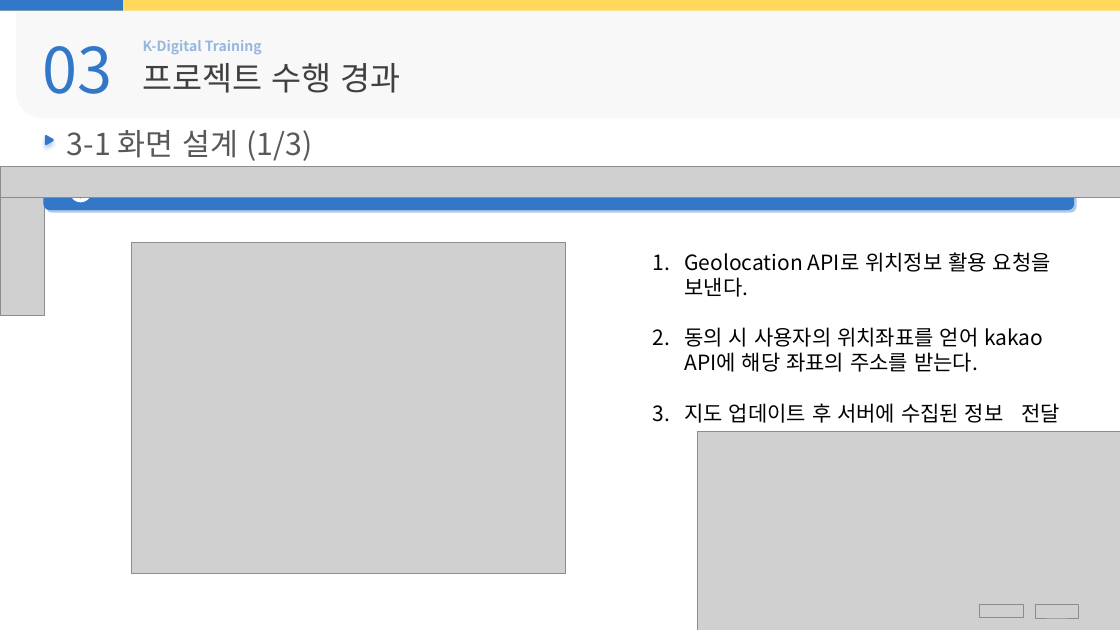
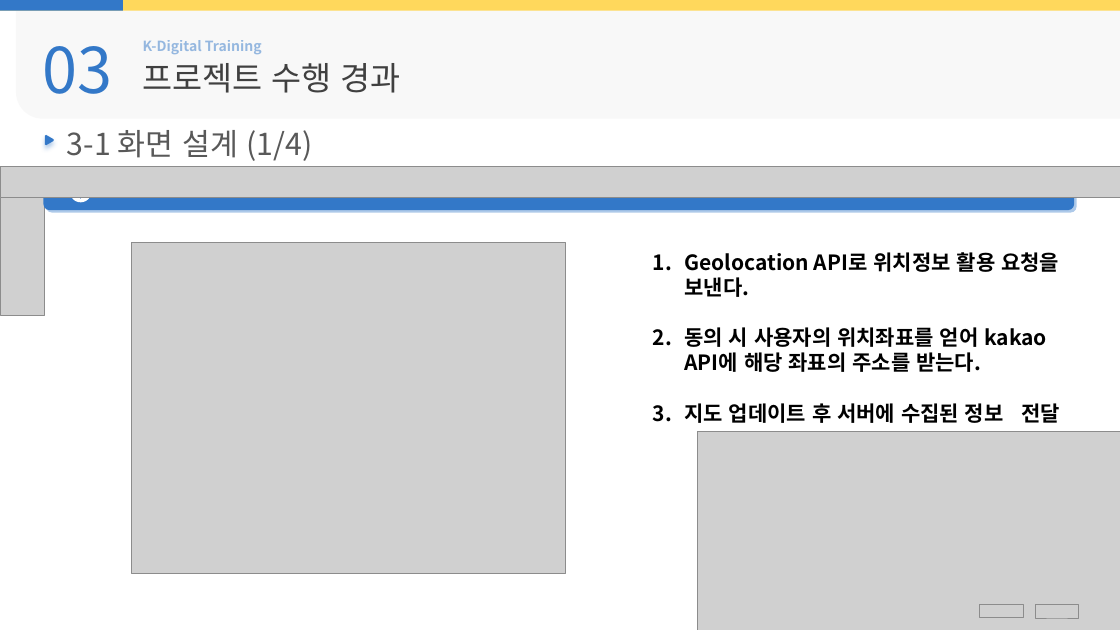
Before and after one commit to Hiddle00/project2_weather, a slide deck: slide 20 of 최종발표/05.D팀_최종발표.pptx. Drawn at 1120x630 pixels with LibreOffice and Linux fonts; fonts in the diff are those of the drawing; grey boxes stand for pictures; background and template pictures are left out. Boxes give left, top, right and bottom in pixels: in the first picture for what was removed or moved away, otherwise in the second. Text is boxed around its words. In the diff, an @@ line names an element or a change of style, - is before the commit and + after.

```diff
--- a/최종발표/05.D팀_최종발표.pptx
+++ b/최종발표/05.D팀_최종발표.pptx
@@ text at [67, 130, 313, 161]: text changed @@
-3-1 화면 설계 (1/3)
+3-1 화면 설계 (1/4)
@@ text "Geolocation API로 위치정보 활용 요청을 ..." at [684, 252, 1060, 423]: bold on @@
```
Also in this commit, not shown: 8 other slides changed, 1 slide added, 6 other files.
